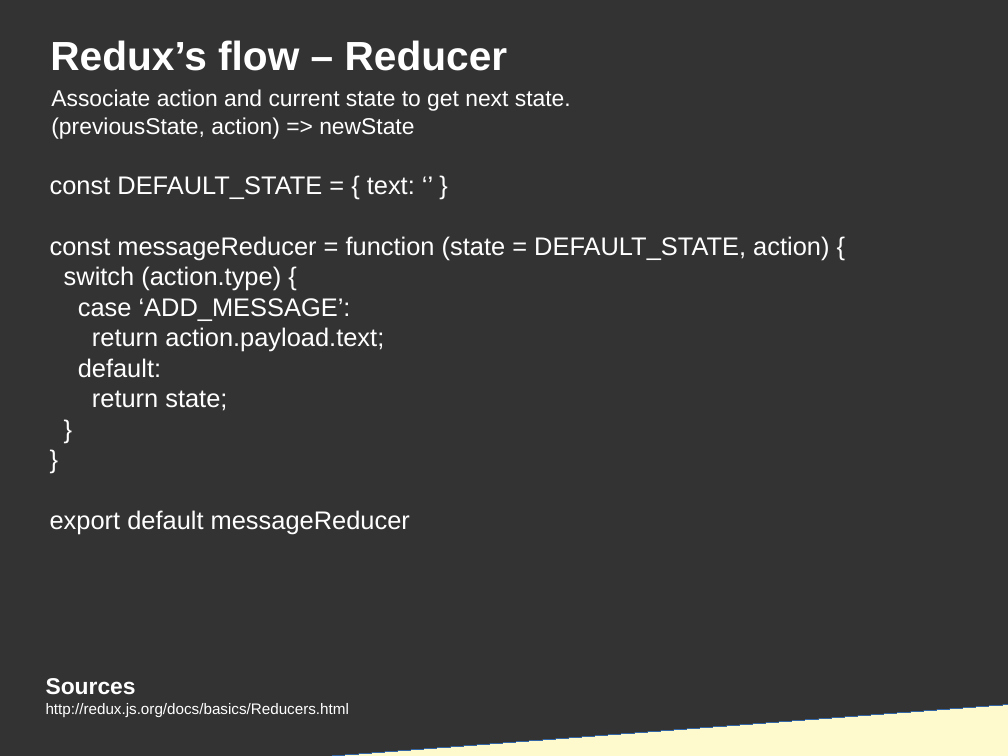
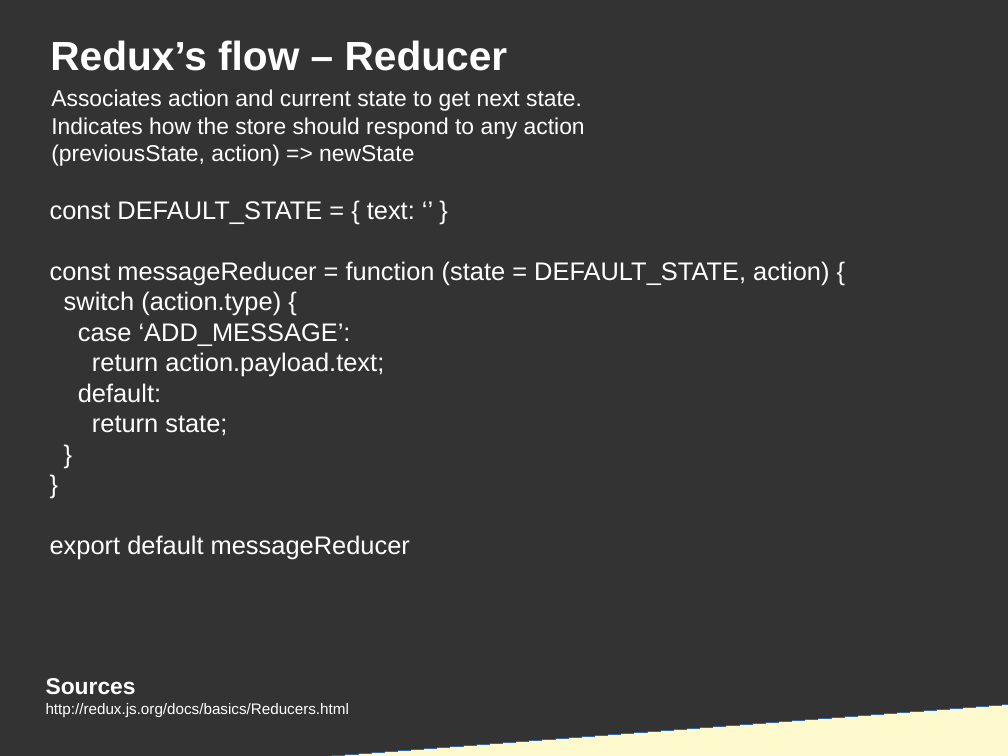
Before and after one commit to DanYellow/presentations, a slide deck: slide 53 of react-redux-101/presentation.odp. Drawn at 1008x756 pixels with LibreOffice and Linux fonts; fonts in the diff are those of the drawing. Boxes give left, top, right and bottom in pixels: in the first picture for what was removed or moved away, otherwise in the second. Text is boxed around its words. In the diff, an @@ line names an element or a change of style, - is before the commit and + after.

Commit message:
Finishes presentation and set up for the redux app

```diff
--- a/react-redux-101/presentation.odp
+++ b/react-redux-101/presentation.odp
@@ text at box(51, 89, 585, 139): text changed @@
-Associate action and current state to get next state.
+Associates action and current state to get next state.
+Indicates how the store should respond to any action
@@ title at box(50, 201, 829, 560): text changed @@
-const DEFAULT_STATE = { text: ‘’ }
-const messageReducer = function (state = DEFAULT_STATE, action) {
-switch (action.type) {
-case ‘ADD_MESSAGE’:
-return action.payload.text;
-default:
-return state;
-}
-}
-export default messageReducer
+const DEFAULT_STATE = { text: ‘’ }
+const messageReducer = function (state = DEFAULT_STATE, action) {
+switch (action.type) {
+case ‘ADD_MESSAGE’:
+return action.payload.text;
+default:
+return state;
+}
+}
+export default messageReducer
```
Also in this commit, not shown: 14 other slides changed, 4 slides added, 1 slide removed, 10 other files.
